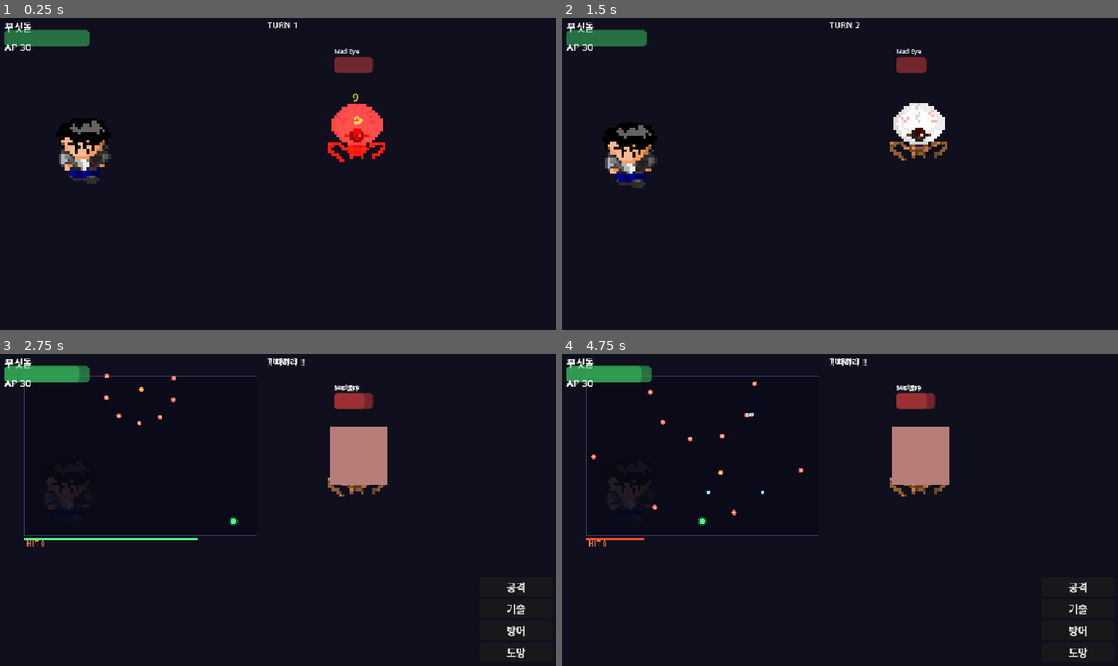
Above: before the commit, frames 1-4 (two rows, left to right).
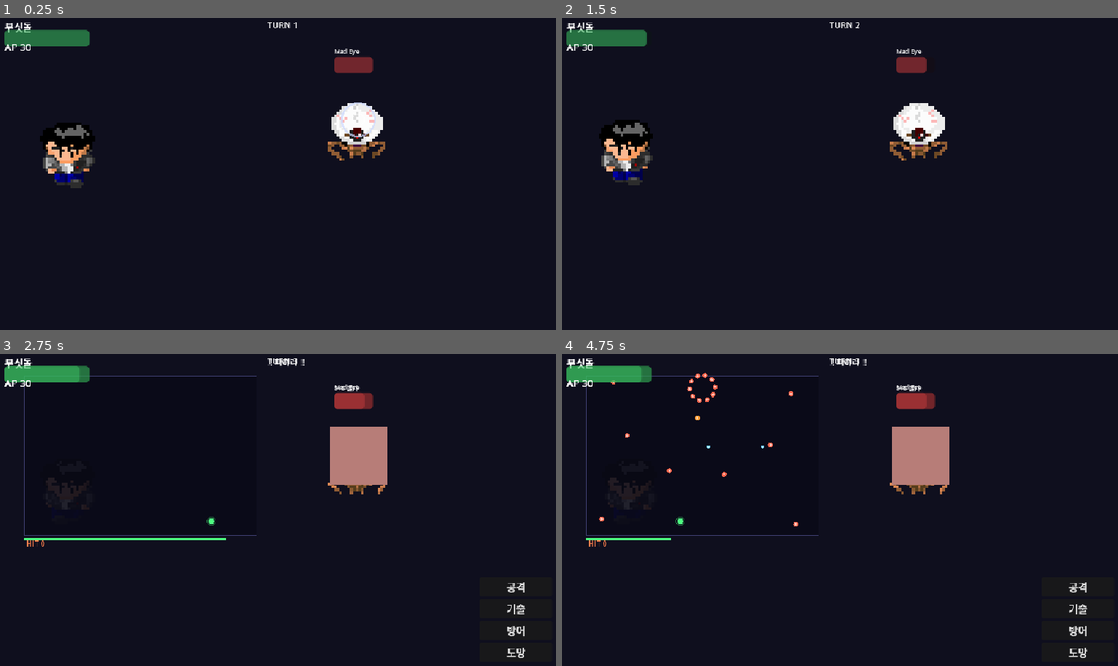
Above: after the commit, the same moments.

Repository: omempty/busidol
Game: Godot game, scene res://tests/smoke_battle.tscn
Same seed, same stepped clock (60 frames per second), same inputs: the game is played once before the commit and once after it. This scene is started directly instead of the project's main scene.
Inputs (mouse positions are in pixels of both pictures, inside the frame that each line leads up to):
- Up to frame 1 (0.25 s): no input
- Up to frame 2 (1.5 s): tap Enter (menu) at 0.5 s; move the mouse to (973, 158) at 0.52 s; hold Right (move_right) 0.53-1.25 s; hold Space (interact) 0.53-1.25 s; click (973, 158) at 0.67 s; drag from (728, 189) to (817, 239) at 1.27 s
- Up to frame 3 (2.75 s): move the mouse to (344, 438) at 2.02 s; hold Right (move_right) from 2.03 s (still down); hold Space (interact) from 2.03 s (still down); click (344, 438) at 2.17 s
- Up to frame 4 (4.75 s): release Right (move_right) at 2.75 s; release Space (interact) at 2.75 s; drag from (817, 575) to (673, 460) at 2.77 s; move the mouse to (1023, 559) at 3.52 s; hold Left (move_left) 3.53-4.25 s; hold Space (interact) 3.53-4.25 s; click (1023, 559) at 3.67 s; drag from (673, 460) to (762, 428) at 4.27 s

The runs differ from the first frame. In frame 1, 3.1% of the frame differs, in the area x 7-70%, y 24-55%; in frame 2, 1.1%; in frame 3, 0.3%; in frame 4, 0.6%.

Commit message:
feat: 전투 연출 연결 — 타이밍 링·WEAK/BREAK 팝·브레이크 스킵·idle + 자동 검증
TimingRing 신규(수축 링, sweet zone 후반 40% 입력 판정 — ui_accept/좌클릭),
skills.json timing 섹션 구동으로 공격·단일 스킬에만 ×1.2 보너스.
씬 컨트롤러: WEAK!/BREAK! 플래그 팝, 브레이크 적 턴 스킵, 전투 중 idle
2프레임 순환(정지 1프레임 해소). smoke_battle에 약점/브레이크/타이밍
결정론 검증 섹션 추가 — 부정 테스트(배율 제거 시 FAIL)로 게이트 실효 확인.

Ultraworked with [Sisyphus](https://github.com/code-yeongyu/oh-my-openagent)

Co-authored-by: Sisyphus <clio-agent@sisyphuslabs.ai>

Diff:
--- a/remakes/sidol_godot/src/battle/battle_presenter.gd
+++ b/remakes/sidol_godot/src/battle/battle_presenter.gd
@@ -13,9 +13,12 @@
 }
 const PLAYER_HURT_COLOR := Color(1, 0.25, 0.15)
 const HITSTOP_SCALE := 0.05
+const IDLE_FPS := 2.0  ## 전투 중 idle 프레임 순환 속도
 ## 전투 화면 플레이어 실효 셀(px) — 구형(64셀 × 1.5배)과 동일.
 ## 노드 배율을 cell×scale로 정규화해 시트 교체(아트 모드·해상도 무관)에도 구도 보존.
 const BATTLE_PLAYER_CELL_PX := 96.0
+
+var _idle_clock := 0.0
 
 var target_index := 0  ## 현재 타겟 적 인덱스 — 컨트롤러가 move 재생 전 설정
 
@@ -47,6 +50,7 @@
 		at.atlas = ptex
 		at.region = Rect2(0, 0, cs.x, cs.y)
 		player_sprite.texture = at
+		player_sprite.set_meta(&"anim_cell", cs)  # idle 프레임 순환용(행0 정면 2프레임)
 	player_sprite.position = Vector2(120, 220)
 	var rs := maxf(_player_render_scale(), 0.01)
 	player_sprite.scale = Vector2.ONE * (BATTLE_PLAYER_CELL_PX / (float(cs.x) * rs))
@@ -70,6 +74,7 @@
 				eat.atlas = tex
 				eat.region = Rect2(0, 0, cell, cell)  # 행 0 = 정면(walk_down) 1프레임
 				es.texture = eat
+				es.set_meta(&"anim_cell", Vector2i(int(cell), int(cell)))
 				# 실효 크기 정규화 — 셀×스케일 무관하게 화면상 크기 일관
 				node_scale = BATTLE_PLAYER_CELL_PX / (cell * meta_scale)
 		if es.texture == null:
@@ -182,6 +187,33 @@
 	tw.chain().tween_callback(lbl.queue_free)
 
 
+## 상태 플래그 팝 — WEAK!/BREAK! 등 텍스트 강조(데미지 팝 위).
+func show_flag_pop(text: String, color: Color, enemy_index: int) -> void:
+	var lbl := Label.new()
+	lbl.text = text
+	lbl.add_theme_font_size_override("font_size", 20)
+	lbl.add_theme_color_override("font_color", color)
+	lbl.position = _pop_position(false, enemy_index, 20) - Vector2(0, 26)
+	_root.add_child(lbl)
+	var tw := lbl.create_tween().set_parallel(true)
+	tw.tween_property(lbl, "position:y", lbl.position.y - 24.0, 0.45)
+	tw.tween_property(lbl, "modulate:a", 0.0, 0.45)
+	tw.chain().tween_callback(lbl.queue_free)
+
+
+## 타이밍 버튼 링 — 대상 위 수축 링, 입력 판정까지 블로킹(await).
+func play_timing_ring(enemy_index: int, window: float) -> bool:
+	if enemy_sprites.is_empty():
+		return false
+	var anchor := enemy_sprites[clampi(enemy_index, 0, enemy_sprites.size() - 1)]
+	var ring := TimingRing.new()
+	ring.window = window
+	ring.position = anchor.position
+	_root.add_child(ring)
+	var success: bool = await ring.resolved
+	return success
+
+
 ## 피격 플래시 — 타겟이 빨갛게 깜빡임.
 func hurt_flash(spr: Sprite2D) -> void:
 	if spr == null or not is_instance_valid(spr):
@@ -217,6 +249,21 @@
 	elif _was_shaken:
 		_root.position = _root_base
 		_was_shaken = false
+	# idle 프레임 순환 — 정지 1프레임 해소(행0 정면 2프레임 토글)
+	_idle_clock += delta
+	_apply_anim_frame(int(_idle_clock * IDLE_FPS) % 2)
+
+
+## 애니 메타 보유 스프라이트의 정면 프레임 순환
+func _apply_anim_frame(frame: int) -> void:
+	for spr: Sprite2D in ([player_sprite] as Array[Sprite2D]) + enemy_sprites:
+		if spr == null or not is_instance_valid(spr) or not spr.has_meta(&"anim_cell"):
+			continue
+		var at := spr.texture as AtlasTexture
+		if at == null:
+			continue
+		var cell: Vector2i = spr.get_meta(&"anim_cell")
+		at.region.position.x = frame * float(cell.x)
 
 
 func _actor_sprite(actor_id: String) -> Sprite2D:
--- a/remakes/sidol_godot/src/battle/battle_scene_controller.gd
+++ b/remakes/sidol_godot/src/battle/battle_scene_controller.gd
@@ -22,6 +22,7 @@
 var _pending_action := {}
 var _pending_pops: Array[Dictionary] = []  # damages 표현 큐 (apply_damage 프레임마다 1개)
 var _pending_element := &"physical"
+var _timing_cfg := {}  # skills.json timing 섹션 — 타임윈도우·보너스 배율
 
 
 func _ready() -> void:
@@ -75,6 +76,7 @@
 	if typeof(raw) == TYPE_DICTIONARY:
 		for s: Dictionary in raw.get("skills", []):
 			_skills.append(s)
+		_timing_cfg = raw.get("timing", {})
 
 
 func _setup_combatants(def: Dictionary) -> void:
@@ -90,14 +92,13 @@
 		var edef: Dictionary = Database.get_enemy_def(StringName(eid_str))
 		var hp_r: Array = edef.get("hp_range", [20, 40])
 		var hp_val: int = randi_range(int(hp_r[0]), int(hp_r[1]))
-		enemies.append(
-			Combatant.new(
-				str(edef.get("display_name", eid_str)),
-				hp_val,
-				int(edef.get("ap", 15)),
-				int(edef.get("dp", 5))
-			)
+		var c := Combatant.new(
+			str(edef.get("display_name", eid_str)), hp_val,
+			int(edef.get("ap", 15)), int(edef.get("dp", 5))
 		)
+		for w in edef.get("weaknesses", []):
+			c.weaknesses.append(StringName(str(w)))
+		enemies.append(c)
 		_enemy_ids.append(eid_str)
 
 
@@ -144,6 +145,11 @@
 		return
 	_busy = true
 	_ui.hide_menu()
+	# 타이밍 버튼 — sweet zone 입력 시 피해 보너스(skills.json timing 섹션)
+	var window := _timing_window_for(command)
+	if window > 0.0:
+		var just: bool = await _presenter.play_timing_ring(_alive_enemy_index(), window)
+		command["timing_mult"] = float(_timing_cfg.get("mult", 1.2)) if just else 1.0
 	controller.submit_player_command(command)
 	_pending_action = command
 	_pending_pops.assign(command.get("damages", []))
@@ -152,6 +158,21 @@
 	_play_move(move_id)
 
 
+## 타이밍 윈도우 — 공격·단일 대상 공격 스킬만 (버프/자기 스킬 제외)
+func _timing_window_for(command: Dictionary) -> float:
+	var window := float(_timing_cfg.get("window", 0.0))
+	if window <= 0.0:
+		return 0.0
+	var ctype := StringName(str(command.get("type", &"attack")))
+	if ctype == &"attack":
+		return window
+	if ctype == &"skill":
+		var skill: Dictionary = command.get("skill", {})
+		if String(skill.get("targeting", "")) == "single":
+			return window
+	return 0.0
+
+
 ## 안무 재생 — battle_moves JSON을 러너로 재생(연출은 프리젠터 위임).
 func _play_move(move_id: StringName) -> void:
 	_presenter.target_index = _alive_enemy_index()
@@ -180,6 +201,10 @@
 	var pop: Dictionary = _pending_pops.pop_front()
 	var idx := int(pop.get("enemy_index", 0))
 	_presenter.show_damage_number(int(pop["amount"]), false, _pending_element, idx)
+	if bool(pop.get("weak", false)):
+		_presenter.show_flag_pop("WEAK!", Color(1.0, 0.92, 0.35), idx)
+	if bool(pop.get("break", false)):
+		_presenter.show_flag_pop("BREAK!", Color(1.0, 0.45, 0.2), idx)
 	if idx < _presenter.enemy_sprites.size():
 		_presenter.hurt_flash(_presenter.enemy_sprites[idx])
 	_presenter.hitstop()
@@ -235,17 +260,23 @@
 	if controller.state == BattleController.TurnState.ENEMY_TURN:
 		var idx := _alive_enemy_index()
 		var edef: Dictionary = Database.get_enemy_def(StringName(_enemy_ids[idx]))
-		if not (edef.get("dodge_phase", {}) as Dictionary).is_empty():
+		var actor: Combatant = null
+		for e in enemies:
+			if not e.is_down():
+				actor = e
+				break
+		if actor != null and actor.is_broken():
+			# 브레이크 지속 — 행동 불가, 턴 소비로 해제
+			actor.broken_turns -= 1
+			_presenter.show_flag_pop("BREAK!", Color(1.0, 0.45, 0.2), idx)
+		elif actor != null and not (edef.get("dodge_phase", {}) as Dictionary).is_empty():
 			await _run_dodge_phase(edef)  # 보스 특수공격 — 회피 페이즈
-		else:
-			for e in enemies:
-				if not e.is_down():
-					var raw := DamageCalculator.enemy_hit(e.ap, EnemyManager.rng)
-					var actual: int = player_combatant.take_damage(raw)
-					_presenter.show_damage_number(actual, true)
-					_presenter.hurt_flash(_presenter.player_sprite)
-					_presenter.play_screen_kf({"shake": 3})
-					break
+		elif actor != null:
+			var raw := DamageCalculator.enemy_hit(actor.ap, EnemyManager.rng)
+			var actual: int = player_combatant.take_damage(raw)
+			_presenter.show_damage_number(actual, true)
+			_presenter.hurt_flash(_presenter.player_sprite)
+			_presenter.play_screen_kf({"shake": 3})
 		controller.turn_count += 1
 		_tick_effects()
 
--- /dev/null
+++ b/remakes/sidol_godot/src/battle/timing_ring.gd
@@ -0,0 +1,42 @@
+class_name TimingRing
+extends Node2D
+## 타이밍 버튼 링(timed hit) — 수축하는 링이 sweet zone(후반 40%)에 들 때
+## ui_accept(Enter/Space) 또는 마우스 좌클릭하면 성공.
+## 윈도우·배율 데이터: data/skills.json timing 섹션.
+
+signal resolved(success: bool)
+
+const RADIUS_MAX := 46.0
+const RADIUS_MIN := 10.0
+const SWEET_FROM := 0.6  ## 경과율 60% 이상 = sweet zone
+
+var window := 0.45
+var _elapsed := 0.0
+var _done := false
+
+
+func _process(delta: float) -> void:
+	if _done:
+		return
+	_elapsed += delta
+	queue_redraw()
+	if Input.is_action_just_pressed(&"ui_accept") or Input.is_mouse_button_pressed(
+		MOUSE_BUTTON_LEFT
+	):
+		_finish(_elapsed / window >= SWEET_FROM)
+	elif _elapsed >= window:
+		_finish(false)
+
+
+func _finish(success: bool) -> void:
+	_done = true
+	resolved.emit(success)
+	queue_free()
+
+
+func _draw() -> void:
+	var t := clampf(_elapsed / window, 0.0, 1.0)
+	var radius := lerpf(RADIUS_MAX, RADIUS_MIN, t)
+	var col := Color(1.0, 0.92, 0.35) if t >= SWEET_FROM else Color(0.8, 0.85, 1.0, 0.7)
+	draw_arc(Vector2.ZERO, radius, 0.0, TAU, 40, col, 3.0)
+	draw_arc(Vector2.ZERO, RADIUS_MIN, 0.0, TAU, 24, Color(1, 1, 1, 0.5), 1.5)
--- a/remakes/sidol_godot/tests/smoke_battle_test.gd
+++ b/remakes/sidol_godot/tests/smoke_battle_test.gd
@@ -23,15 +23,15 @@
 		return
 	var hp_before: int = battle.enemies[0].hp
 
-	# --- 1) 공격 안무 재생 + 데미지 적용 ---
+	# --- 1) 공격 안무 재생 + 데미지 적용 (타이밍 링 헤드리스 타임아웃 포함) ---
 	battle._on_command("공격")
 	var waited := 0.0
-	while battle._runner.is_playing() and waited < TIMEOUT:
+	while battle._busy and waited < TIMEOUT:
 		await get_tree().process_frame
 		waited += get_process_delta_time()
-	print("[smoke_battle] move played=%.3fs busy=%s" % [waited, battle._busy])
+	print("[smoke_battle] action resolved=%.3fs" % waited)
 	if waited >= TIMEOUT:
-		failures.append("안무 재생 타임아웃")
+		failures.append("공격 액션 타임아웃(타이밍 링/안무)")
 
 	var hp_after: int = maxi(0, battle.enemies[0].hp)
 	print("[smoke_battle] enemy hp %d -> %d" % [hp_before, hp_after])
@@ -104,6 +104,83 @@
 			failures.append("무피격인데 피해 발생")
 		boss.queue_free()
 
+	# --- 5) 약점·브레이크·타이밍 로직 (BattleController 직접 구동 — 시드 고정 결정론) ---
+	EnemyManager.rng.seed = 20260826
+	var logic := BattleController.new()
+	add_child(logic)
+	var hero := Combatant.new("부싯돌", 200, 30, 10)
+	var weakling := Combatant.new("약점 몬스터", 500, 15, 5)
+	weakling.weaknesses.assign([&"fire"] as Array[StringName])
+	var tank := Combatant.new("비약점 몬스터", 500, 15, 5)
+	logic.start(hero, [weakling, tank] as Array[Combatant])
+
+	var fire_skill := {
+		"id": "test_fire", "element": "fire", "targeting": "single", "power": 30,
+		"status_effects": [], "choreography_id": "atk_flame_throw",
+	}
+
+	# 5-1) 약점 배율 — 동일 시드·동일 조건, fire 약점 몬스터가 더 아프다(결정론)
+	var cmd_weak := {"type": &"skill", "skill": fire_skill.duplicate(true), "target": weakling}
+	logic.state = BattleController.TurnState.PLAYER_COMMAND
+	logic.submit_player_command(cmd_weak)
+	var weak_dmg: int = int((cmd_weak["damages"] as Array)[0]["amount"])
+	var weak_flag: bool = bool((cmd_weak["damages"] as Array)[0]["weak"])
+
+	EnemyManager.rng.seed = 20260826  # 동일 시드 — base가 같아 배율만 비교한다
+	var cmd_plain := {"type": &"skill", "skill": fire_skill.duplicate(true), "target": tank}
+	logic.state = BattleController.TurnState.PLAYER_COMMAND
+	logic.submit_player_command(cmd_plain)
+	var plain_dmg: int = int((cmd_plain["damages"] as Array)[0]["amount"])
+	var plain_flag: bool = bool((cmd_plain["damages"] as Array)[0]["weak"])
+
+	print(
+		"[smoke_battle] weakness check: fire->weak %d (flag=%s) vs plain %d (flag=%s)"
+		% [weak_dmg, weak_flag, plain_dmg, plain_flag]
+	)
+	if not weak_flag or plain_flag:
+		failures.append("약점 플래그 판정 오류")
+	if weak_dmg <= plain_dmg:
+		failures.append("약점 배율 미적용 (weak=%d plain=%d)" % [weak_dmg, plain_dmg])
+
+	# 5-2) 브레이크 — 약점 히트 2회 누적 시 브레이크 + 받는 피해 ×1.5 (결정론 프로브)
+	var cmd_break := {"type": &"skill", "skill": fire_skill.duplicate(true), "target": weakling}
+	logic.state = BattleController.TurnState.PLAYER_COMMAND
+	logic.submit_player_command(cmd_break)
+	var break_flag: bool = bool((cmd_break["damages"] as Array)[0]["break"])
+	if not break_flag or not weakling.is_broken():
+		failures.append("브레이크 미발동 (gauge=%d)" % weakling.break_gauge)
+	var probe := Combatant.new("프로브", 500, 15, 5)
+	var base_hit: int = probe.take_damage(100)
+	probe.broken_turns = 1
+	var amp_hit: int = probe.take_damage(100)
+	print(
+		"[smoke_battle] break check: break_flag=%s broken mult %d -> %d"
+		% [break_flag, base_hit, amp_hit]
+	)
+	if amp_hit <= base_hit:
+		failures.append("브레이크 피해 증폭 미적용 (%d -> %d)" % [base_hit, amp_hit])
+
+	# 5-3) 타이밍 보너스 — timing_mult 1.2
+	EnemyManager.rng.seed = 20260826
+	var cmd_timing := {
+		"type": &"skill", "skill": fire_skill.duplicate(true), "target": tank,
+		"timing_mult": 1.2,
+	}
+	logic.state = BattleController.TurnState.PLAYER_COMMAND
+	logic.submit_player_command(cmd_timing)
+	EnemyManager.rng.seed = 20260826
+	var cmd_no_timing := {"type": &"skill", "skill": fire_skill.duplicate(true), "target": tank}
+	logic.state = BattleController.TurnState.PLAYER_COMMAND
+	logic.submit_player_command(cmd_no_timing)
+	var timing_dmg: int = int((cmd_timing["damages"] as Array)[0]["amount"])
+	var no_timing_dmg: int = int((cmd_no_timing["damages"] as Array)[0]["amount"])
+	print(
+		"[smoke_battle] timing check: just=%d vs normal=%d" % [timing_dmg, no_timing_dmg]
+	)
+	if timing_dmg <= no_timing_dmg:
+		failures.append("타이밍 보너스 미적용 (just=%d normal=%d)" % [timing_dmg, no_timing_dmg])
+	logic.queue_free()
+
 	_finish(failures, battle)
 
 
